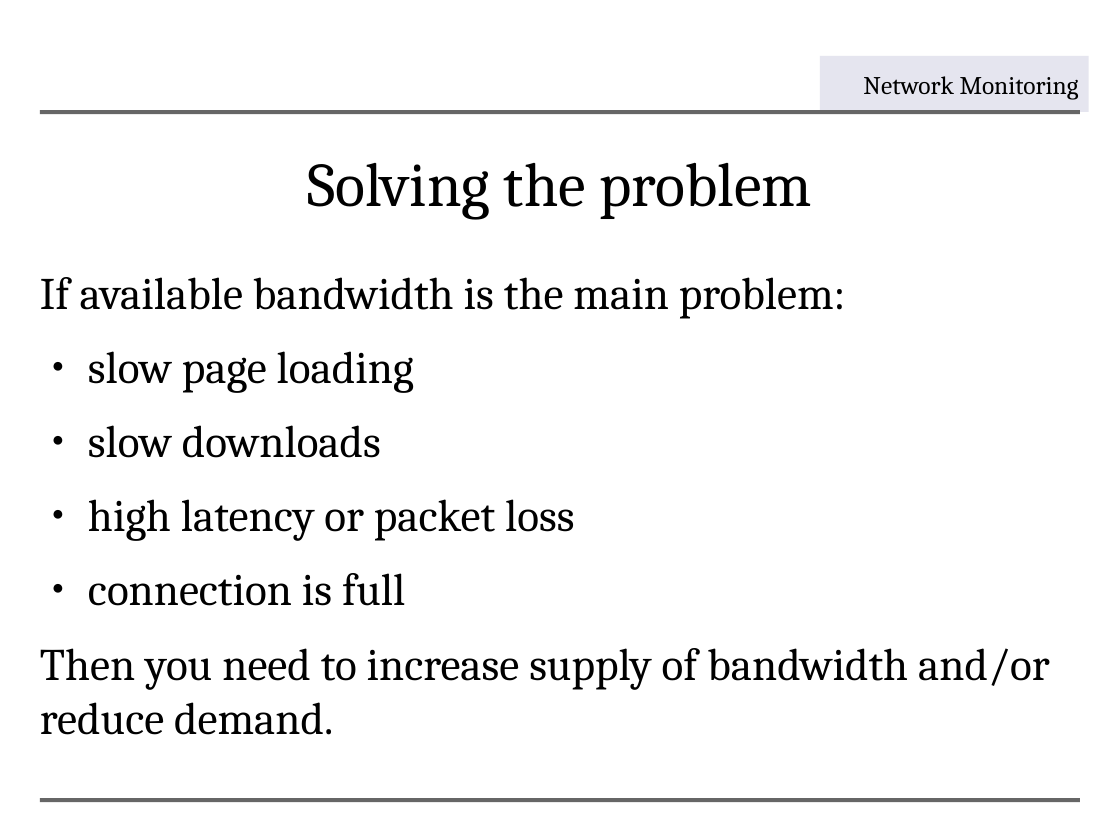
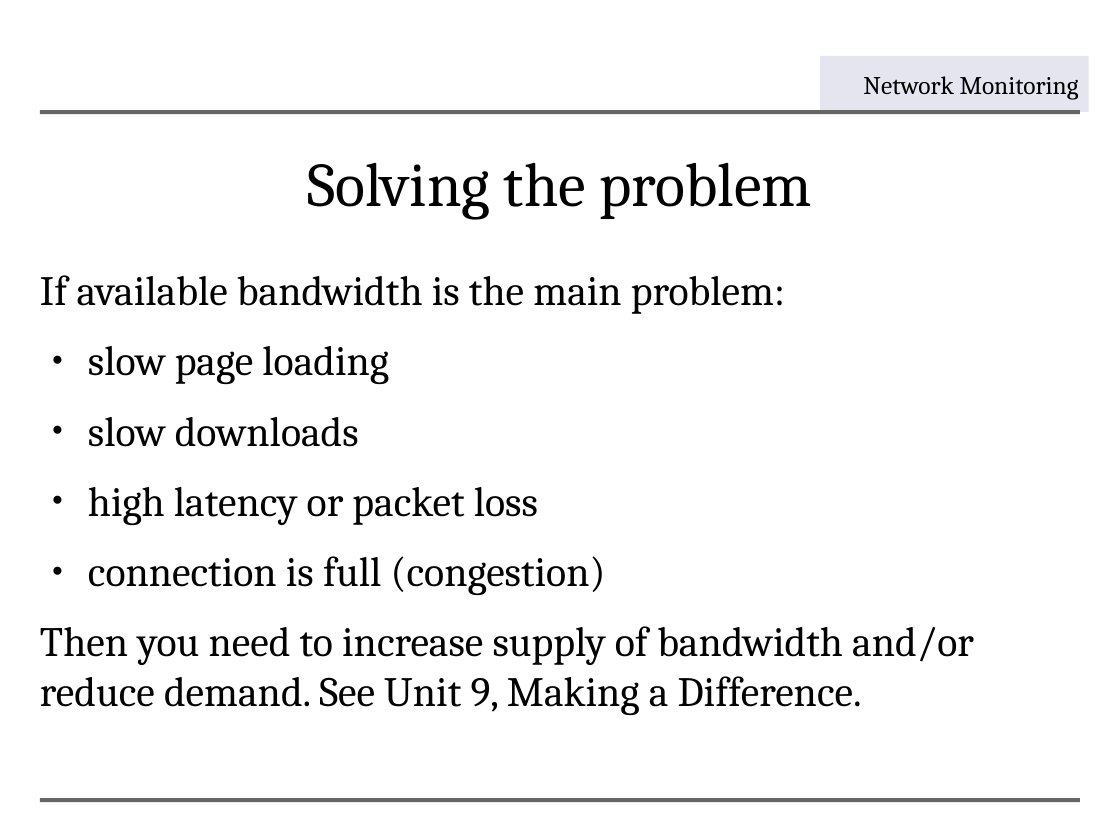
Before and after one commit to aptivate/inaspmaterials, a slide deck: slide 27 of generated/Network_Management/Unit_6_Solving_Network_Problems/Unit_6_Presentation.rst.odp. Drawn at 1120x840 pixels with LibreOffice and Linux fonts; fonts in the diff are those of the drawing; background and template pictures are left out. Boxes give left, top, right and bottom in pixels: in the first picture for what was removed or moved away, otherwise in the second. Text is boxed around its words. In the diff, an @@ line names an element or a change of style, - is before the commit and + after.

```diff
--- a/generated/Network_Management/Unit_6_Solving_Network_Problems/Unit_6_Presentation.rst.odp
+++ b/generated/Network_Management/Unit_6_Solving_Network_Problems/Unit_6_Presentation.rst.odp
@@ text at (40, 275, 785, 525): size 32 to 29.6 pt in "If available bandwidth is the main problem:", "slow page loading", "slow downloads", "high latency or packet loss" @@
@@ text at (40, 556, 974, 715): text changed; size 32 to 29.6 pt @@
-● connection is full
-Then you need to increase supply of bandwidth and/or reduce demand.
+● connection is full (congestion)
+Then you need to increase supply of bandwidth and/or reduce demand. See Unit 9, Making a Difference.
```
Also in this commit, not shown: 3 other slides changed, 1 slide added, 3 slides removed, 12 other files.
